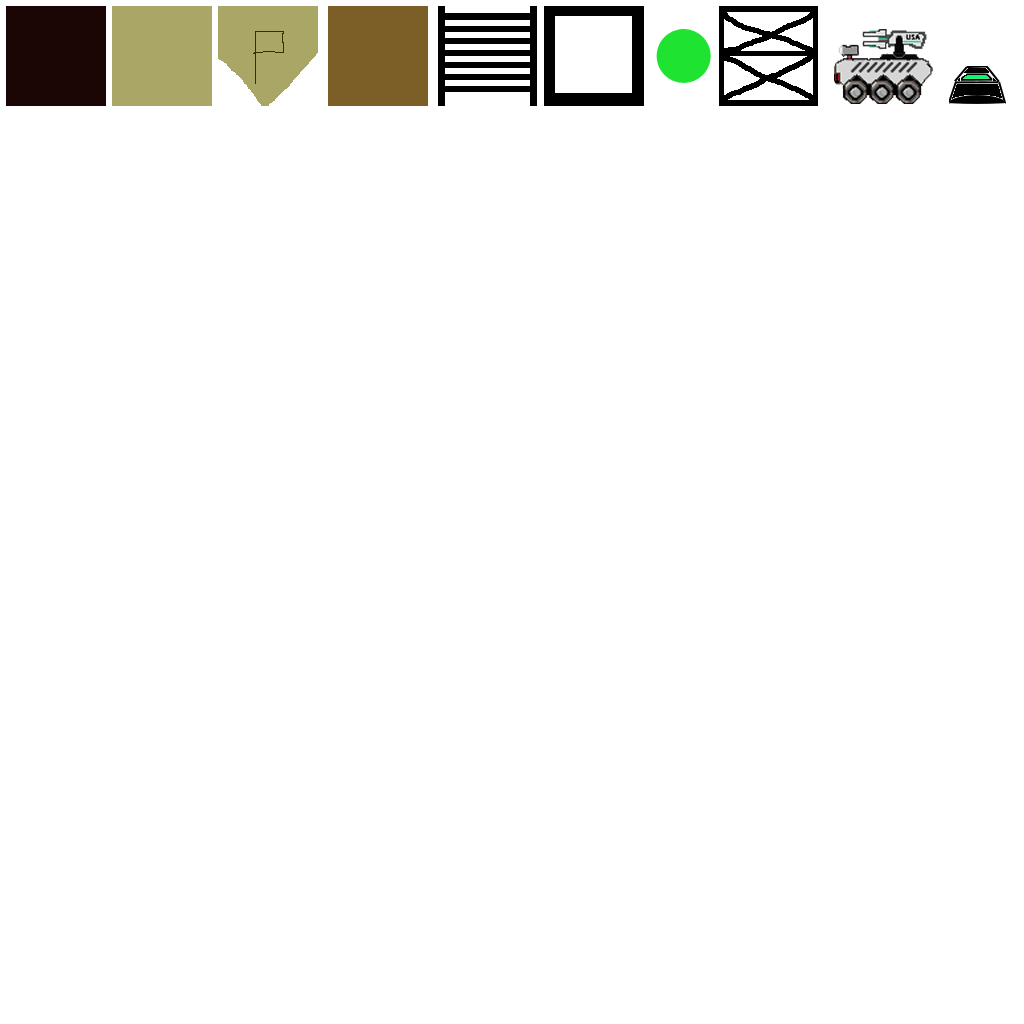
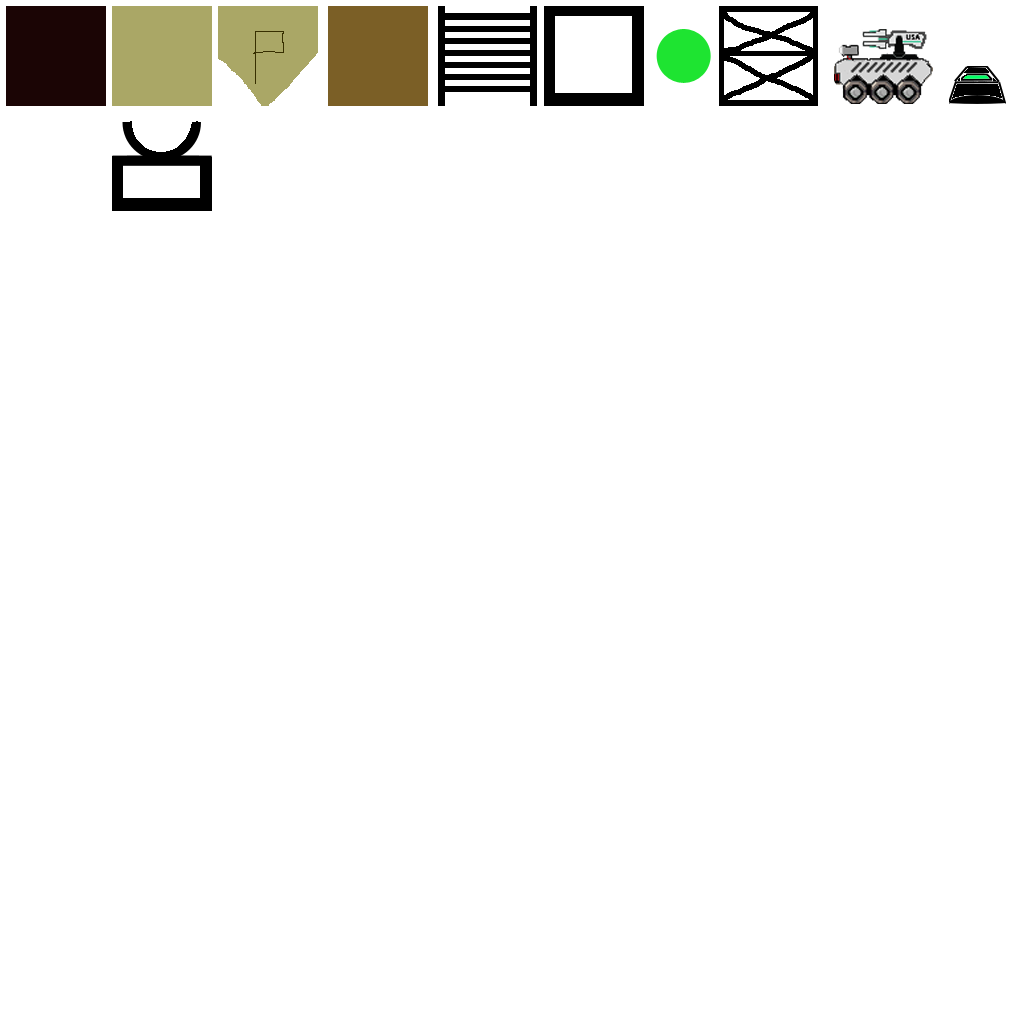
Two versions of the same layered image (1024x1024). Layer-by-layer changes:
added layer "Shape 1" above "Ansible" over [122, 121, 201, 161]
added layer "Ansible" above "Factory" over [112, 155, 212, 211]
